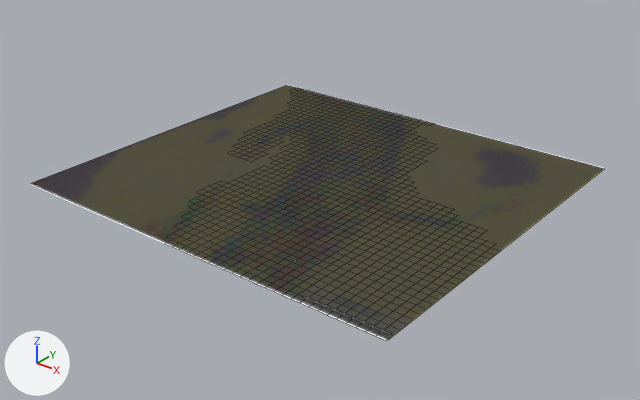
Two versions of the Blender file DRBN_XR/Assets/DRBN_STEAMVR/Scenes/Nanomatrix/dendrite.blend, one commit apart.
Rendered twice from a camera (50 mm lens) standing at (2.37, -2.98, 1.72) and looking at (0.04, -0.07, -0.09). Arrows for +X, +Y and +Z are at lower left; the lights stay in place. The picture after the commit comes second. Mesh edges are drawn as thin lines on the coarser meshes.
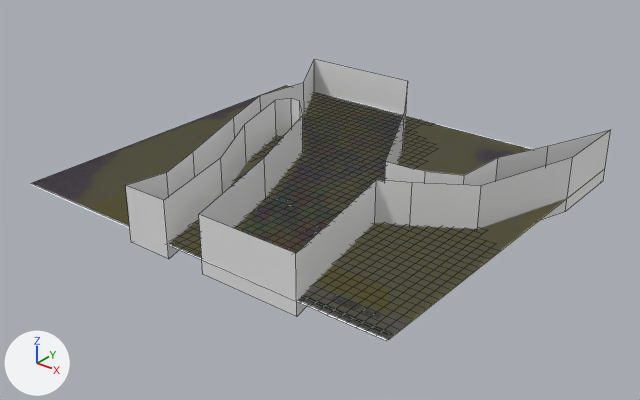
The change, as JSON lines over the scene's bpy script:
```json
{"op": "add", "block": "me_cube", "code": ["me_cube = bpy.data.meshes.new('Cube')", "me_cube.from_pydata(...)  # 58 vertices, 29 faces; spans x -0.79..1.0, y -0.92..0.92, z -0.07..0.2"]}
{"op": "add", "block": "ob_parois", "code": ["ob_parois = bpy.data.objects.new('Parois', me_cube)", "ob_parois.location = (0.0, 0.0, 0.0)"]}
```

Location of each change, (x1, y1, x2, y2) in pixels of the pictures (640 x 400 px):
```json
{"object": "Parois", "change": "added", "after": [125, 60, 611, 317]}
```
